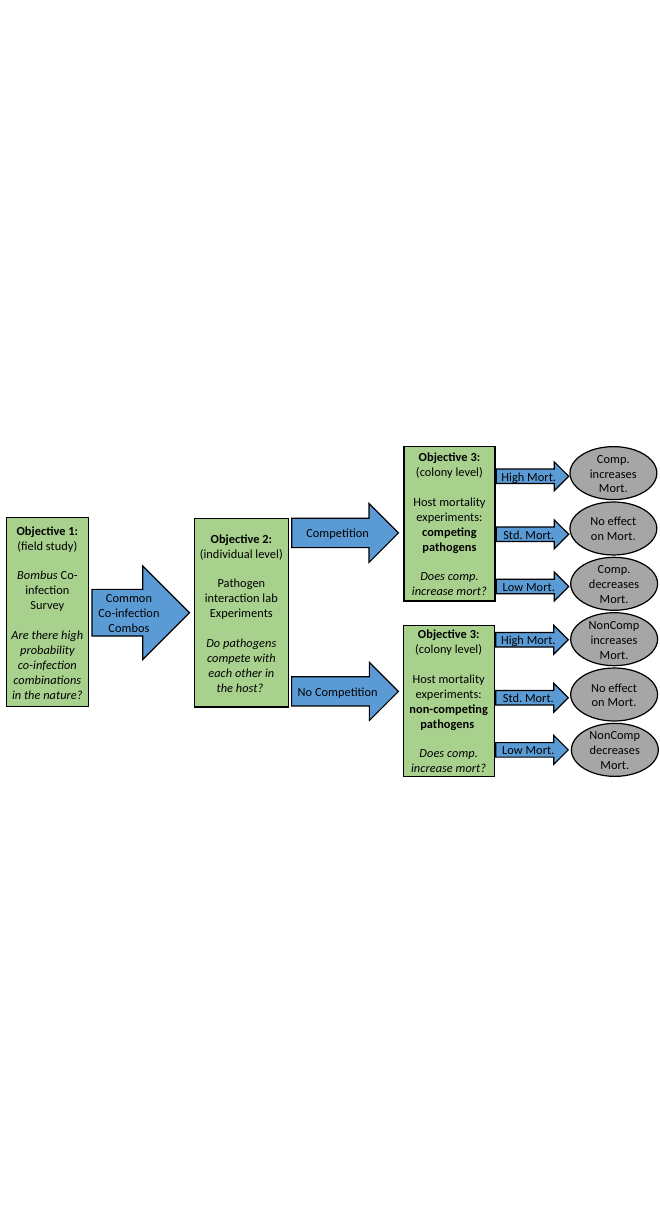
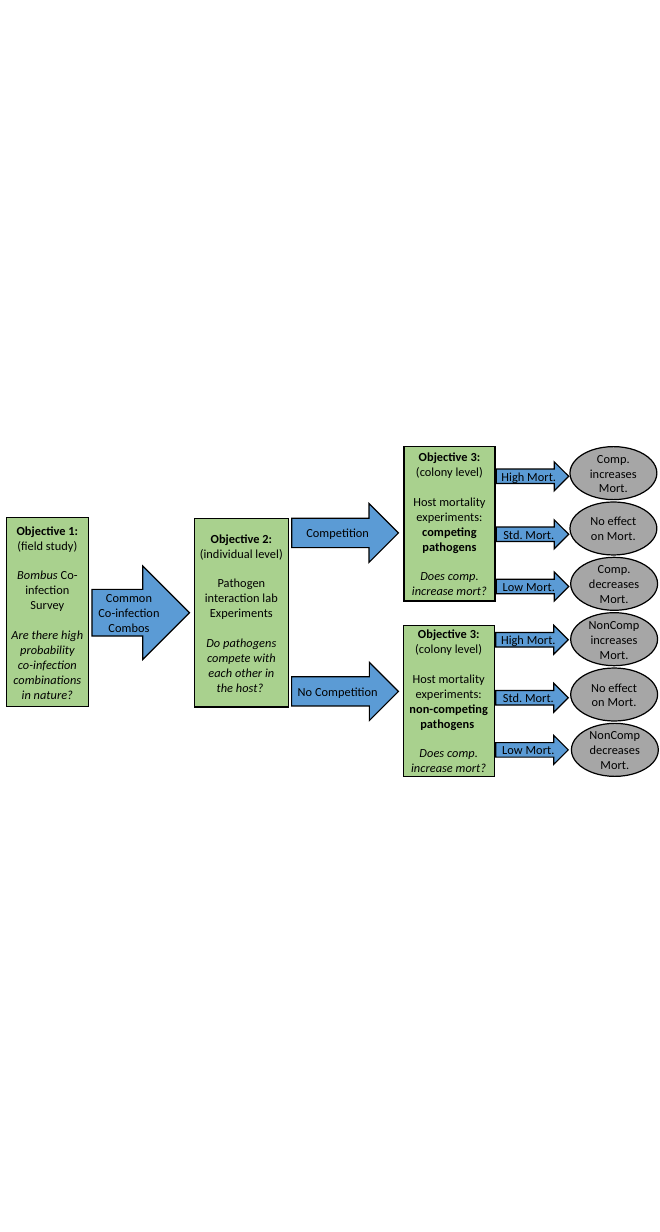
Before and after one commit to alexburn17/Dissertation, a slide deck: slide 1 of Grant Writing/NSF GFRP/Reserch Proposal/LogicTree.pptx. Drawn at 660x1232 pixels with LibreOffice and Linux fonts; fonts in the diff are those of the drawing. Boxes give left, top, right and bottom in pixels: in the first picture for what was removed or moved away, otherwise in the second. Text is boxed around its words. In the diff, an @@ line names an element or a change of style, - is before the commit and + after.

```diff
--- a/Grant Writing/NSF GFRP/Reserch Proposal/LogicTree.pptx
+++ b/Grant Writing/NSF GFRP/Reserch Proposal/LogicTree.pptx
@@ text in rectangle at (x1=11, y1=630, x2=83, y2=699): text changed @@
-Are there high probability co-infection combinations in the nature?
+Are there high probability co-infection combinations in nature?
```
Also in this commit, not shown: 10 other files.
